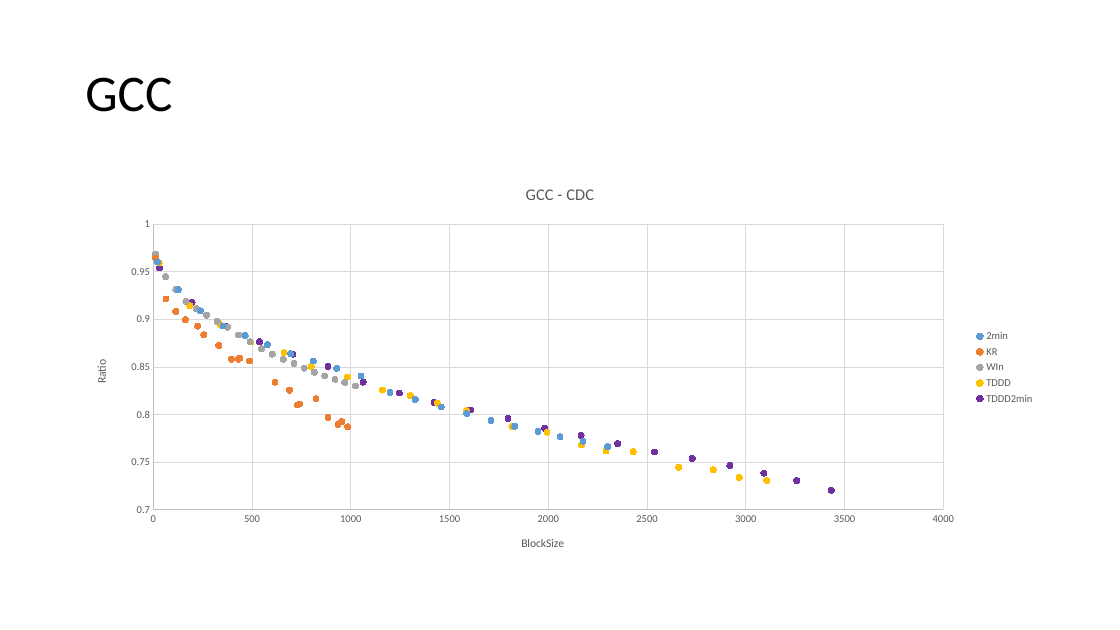
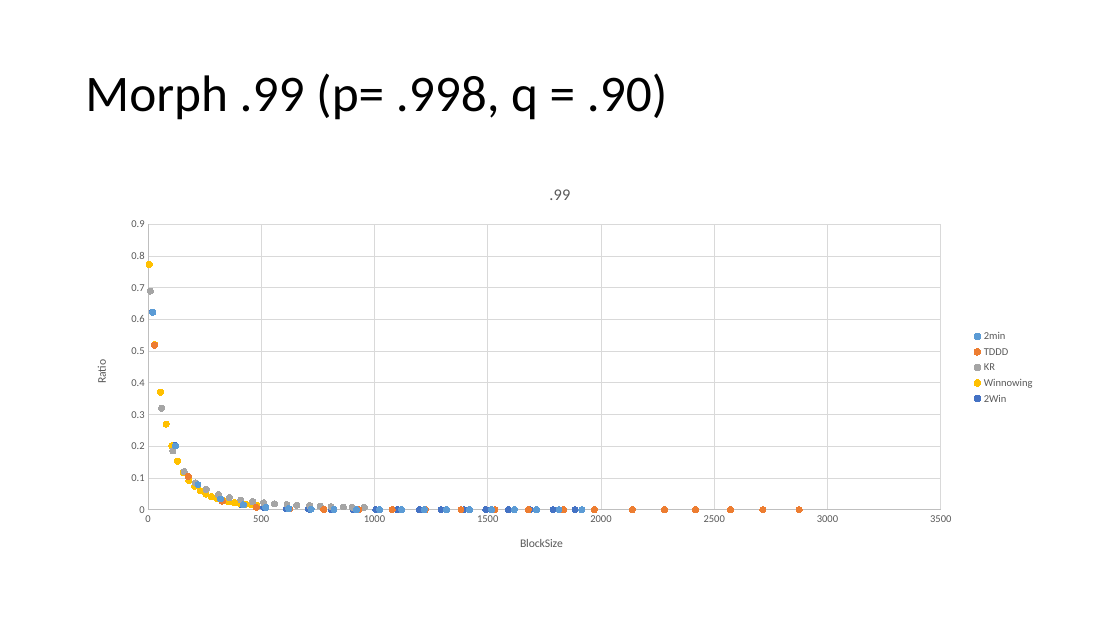
Before and after one commit to therealshah/Thesis, a slide deck: slide 3 of Runnings.pptx (slide 34 before the commit). Drawn at 1120x630 pixels with LibreOffice and Linux fonts; fonts in the diff are those of the drawing. Boxes give left, top, right and bottom in pixels: in the first picture for what was removed or moved away, otherwise in the second. Text is boxed around its words. In the diff, an @@ line names an element or a change of style, - is before the commit and + after.

```diff
--- a/Runnings.pptx
+++ b/Runnings.pptx
@@ title at [85, 73, 667, 120]: text changed @@
-GCC
+Morph .99 (p= .998, q = .90)
@@ scatter chart at [77, 168, 1044, 568] @@
@@ title "GCC - CDC " to ".99 " @@
-2min: (20, 0.96), (130, 0.931), (240, 0.909), (350, 0.893), (470, 0.883), (580, 0.873), (700, 0.864), (810, 0.856), (930, 0.849), (1050, 0.841), (1200, 0.823), (1330, 0.816), (1460, 0.808), (1590, 0.801), (1710, 0.794), (1830, 0.788), (1950, 0.782), (2060, 0.777), (2180, 0.772), (2300, 0.766)
+2min: (20, 0.62), (120, 0.2), (220, 0.08), (320, 0.03), (420, 0.02), (520, 0.01), (620, 0), (720, 0), (820, 0), (920, 0), (1020, 0), (1120, 0), (1220, 0), (1320, 0), (1420, 0), (1520, 0), (1620, 0), (1720, 0), (1810, 0), (1920, 0)
-KR: (10, 0.964), (60, 0.921), (110, 0.908), (160, 0.9), (230, 0.893), (260, 0.884), (330, 0.873), (400, 0.858), (440, 0.859), (430, 0.858), (490, 0.856), (620, 0.834), (690, 0.826), (730, 0.81), (740, 0.811), (820, 0.817), (880, 0.797), (950, 0.792), (940, 0.79), (980, 0.787)
+TDDD: (30, 0.52), (180, 0.1), (330, 0.03), (480, 0.01), (630, 0), (780, 0), (930, 0), (1080, 0), (1220, 0), (1380, 0), (1530, 0), (1680, 0), (1830, 0), (1970, 0), (2140, 0), (2280, 0), (2420, 0), (2570, 0), (2710, 0), (2870, 0)
-WIn: (10, 0.968), (60, 0.945), (110, 0.931), (170, 0.919), (220, 0.911), (270, 0.904), (320, 0.898), (380, 0.892), (430, 0.884), (490, 0.876), (550, 0.869), (600, 0.863), (660, 0.858), (710, 0.854), (760, 0.849), (820, 0.844), (870, 0.84), (920, 0.837), (970, 0.834), (1020, 0.83)
+KR: (10, 0.69), (60, 0.32), (110, 0.18), (160, 0.12), (210, 0.08), (260, 0.06), (310, 0.05), (360, 0.04), (410, 0.03), (460, 0.03), (510, 0.02), (560, 0.02), (610, 0.02), (660, 0.01), (710, 0.01), (760, 0.01), (810, 0.01), (860, 0.01), (900, 0.01), (960, 0.01)
-TDDD: (0, 0.959), (200, 0.914), (300, 0.895), (500, 0.876), (700, 0.865), (800, 0.85), (1000, 0.84), (1200, 0.826), (1300, 0.82), (1400, 0.812), (1600, 0.804), (1800, 0.788), (2000, 0.782), (2200, 0.768), (2300, 0.762), (2400, 0.761), (2700, 0.745), (2800, 0.742), (3000, 0.734), (3100, 0.731)
+Winnowing: (10, 0.77), (30, 0.52), (60, 0.37), (80, 0.27), (110, 0.2), (130, 0.15), (160, 0.12), (180, 0.09), (210, 0.07), (230, 0.06), (260, 0.05), (280, 0.04), (310, 0.03), (330, 0.03), (360, 0.03), (380, 0.02), (410, 0.02), (430, 0.02), (460, 0.02), (480, 0.01)
-TDDD2min: (0, 0.954), (200, 0.918), (400, 0.893), (500, 0.876), (700, 0.864), (900, 0.85), (1100, 0.834), (1200, 0.823), (1400, 0.813), (1600, 0.805), (1800, 0.796), (2000, 0.786), (2200, 0.778), (2400, 0.769), (2500, 0.761), (2700, 0.754), (2900, 0.746), (3100, 0.738), (3300, 0.73), (3400, 0.72)
+2Win: (20, 0.62), (120, 0.2), (220, 0.08), (320, 0.03), (410, 0.02), (510, 0.01), (610, 0), (710, 0), (810, 0), (910, 0), (1010, 0), (1100, 0), (1200, 0), (1290, 0), (1390, 0), (1490, 0), (1590, 0), (1690, 0), (1790, 0), (1890, 0)
@@ colour of 2Win #7030A0 to #4472C4 @@
@@ value axis changed @@
```
Also in this commit, not shown: 13 other slides changed, 5 slides added, 8 slides removed.
